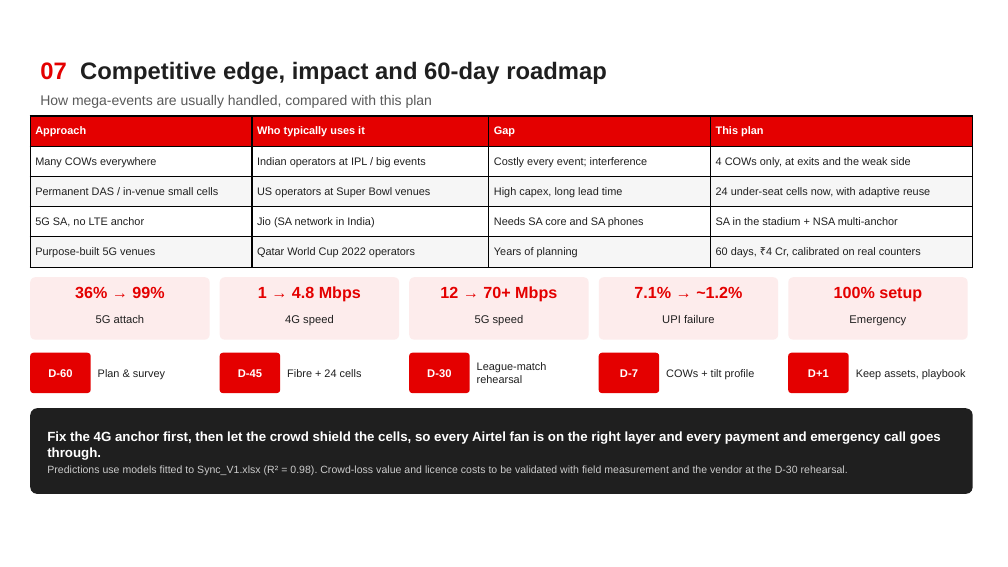
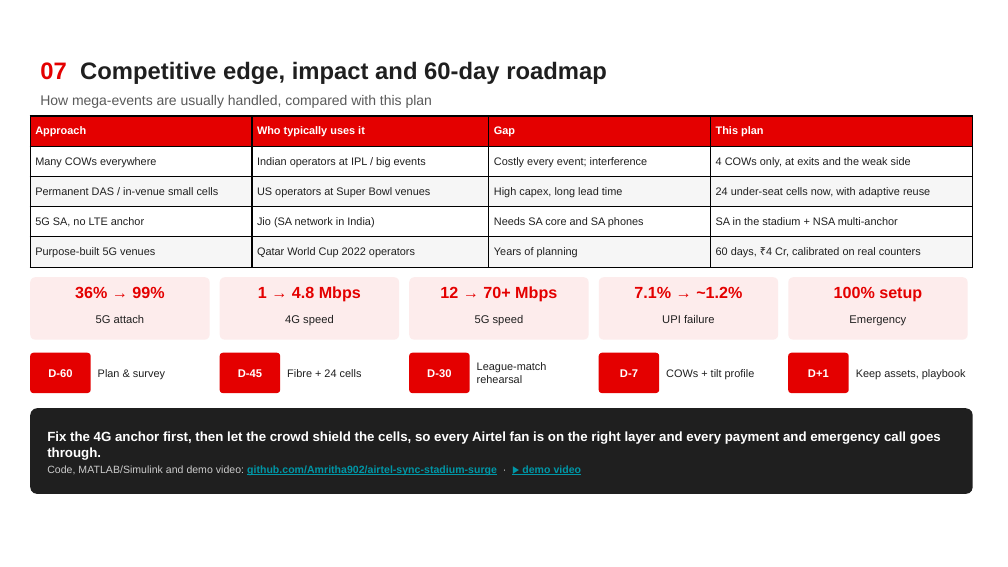
Before and after one commit to ShreyaNarasimhaKamath/Airtel_Synq_Hackathon-, a slide deck: slide 8 of Airtel_Sync_Stadium_Surge.pptx. Drawn at 1008x567 pixels with LibreOffice and Linux fonts; fonts in the diff are those of the drawing; background and template pictures are left out. Boxes give left, top, right and bottom in pixels: in the first picture for what was removed or moved away, otherwise in the second. Text is boxed around its words. In the diff, an @@ line names an element or a change of style, - is before the commit and + after.

Commit message:
Final deck with architecture slide and links, demo video and README demo section

```diff
--- a/Airtel_Sync_Stadium_Surge.pptx
+++ b/Airtel_Sync_Stadium_Surge.pptx
@@ text at [47, 465, 582, 475]: text changed; text colour #CCCCCC to #0097A7; bold on @@
-Predictions use models fitted to Sync_V1.xlsx (R² = 0.98). Crowd-loss value and licence costs to be validated with field measurement and the vendor at the D-30 rehearsal.
+Code, MATLAB/Simulink and demo video: github.com/Amritha902/airtel-sync-stadium-surge · ▶ demo video
```
Also in this commit, not shown: 1 other slide changed, 1 slide added, 1 slide removed, 4 other files.
